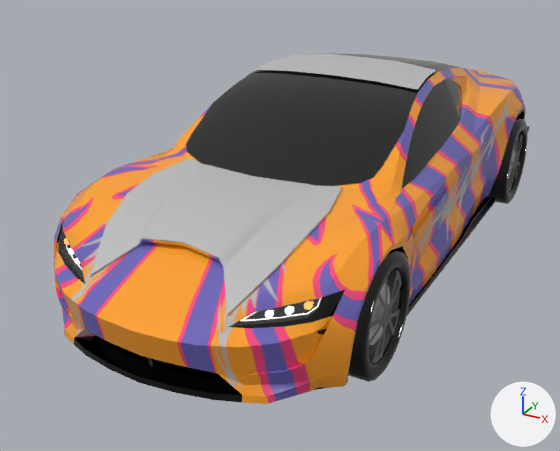
One commit to the FBX model Assets/Models/Cars/Tesla/tesla_1.fbx: the scene before it, then after it.
Before and after are seen from a camera (50 mm lens) standing at (2.33, -5.06, 2.58) and looking at (-0.22, -0.42, 0.26). The axes (+X, +Y, +Z) are drawn at lower right. The lights are the same throughout. Where no turn or scale is listed for an object, it has been applied to the vertices. Vertices at the same position are counted once.

The first picture shows 'Main_shpe.002', 'Main_shpe.003', 'Main_shpe.014', 'carbon_tesla', 'tesla_base'.
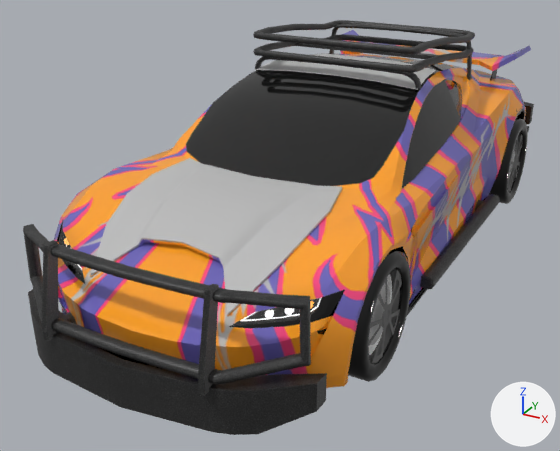
The edits, one by one:
Picture 'upgrade1_upgrade_SpecularSmoothness.png' (img_upgrade1_upgrade_specularsmoothness_png) is new.
Material 'pasted__pasted__pasted__upgrade' (mat_pasted__pasted__pasted__upgrade) is new.
Its texture is img_upgrade1_upgrade_specularsmoothness_png.
Material 'exportobj10:lambert4' (mat_exportobj10_lambert4) is new.
Its base color is (1.0, 1.0, 1.0) (white #ffffff).
Material 'exportobj10:wheel2' (mat_exportobj10_wheel2) is new.
Its base color is (0.0, 0.0, 0.0) (black #000000).
Material 'exportobj4:lambert4' (mat_exportobj4_lambert4) is new.
Its base color is (1.0, 1.0, 1.0) (white #ffffff).
Material 'exportobj4:wheel2' (mat_exportobj4_wheel2) is new.
Its base color is (0.0, 0.0, 0.0) (black #000000).
me_mesh_004 is used by ob_tesla_base; location (0.925, -1.96, 0.588).
me_mesh_004 had 340 vertices, 330 faces and spanned x -1.95..0.1, y -0.44..4.33, z -0.45..0.34.
me_mesh_004 no longer uses material mat_tesla.
me_mesh_004 now has 556 vertices, 516 faces and spans x -0.99..0.99, y -2.51..2.51, z -0.39..0.39.
me_mesh_004 part 1: 472 vertices added at x -0.97..0.97, y -2.51..-2.06, z -0.39..0.39.
me_mesh_004 part 2: 114 vertices removed from x -1.95..0.1, y -0.44..0.1, z -0.45..0.0.
me_mesh_004 part 3: 84 vertices added at x -0.99..0.99, y 2.12..2.51, z -0.03..0.24.
me_mesh_004 part 4: the surface is now shaded smooth.
me_mesh_004 now uses material mat_pasted__pasted__pasted__upgrade (picture img_upgrade1_upgrade_specularsmoothness_png).
Mesh me_mesh_046 is new.
It has 32 vertices, 32 faces and spans x -1.359..0.008, y -0.201..0.201, z -0.128..0.128.
It uses material mat_tesla.
Mesh me_mesh_047 is new.
It has 940 vertices, 898 faces and spans x -1.08..1.08, y -0.38..1.78, z -0.7..0.7.
It uses material mat_pasted__pasted__pasted__upgrade (picture img_upgrade1_upgrade_specularsmoothness_png).
Mesh me_mesh_039 is new.
It has 986 vertices, 1758 faces and spans x -0.144..0.144, y -0.347..0.347, z -0.346..0.346.
Faces by material slot: [1214, 544].
It uses material mat_exportobj10_lambert4 (white #ffffff).
It uses material mat_exportobj10_wheel2 (black #000000).
Mesh me_mesh_045 is new.
It has 28 vertices, 30 faces and spans x -0.9..0.9, y -0.31..0.31, z -0.05..0.09.
It uses material mat_tesla.
Mesh me_mesh_043 is new.
It has 114 vertices, 104 faces and spans x -1.02..1.02, y -0.27..0.27, z -0.22..0.22.
It uses material mat_tesla.
Mesh me_mesh_020 is new.
It has 904 vertices, 1500 faces and spans x -0.144..0.144, y -0.347..0.347, z -0.346..0.346.
Faces by material slot: [544, 956].
It uses material mat_exportobj4_wheel2 (black #000000).
It uses material mat_exportobj4_lambert4 (white #ffffff).
Object 'tesla_base' (ob_tesla_base) moves from (0.925, -1.96, 0.588) to (0.0, -0.031, 0.474).
Object 'polySurface2' (ob_polysurface2) is new; it shows me_mesh_046.
Its location is (0.676, 1.93, 1.01).
Object 'pasted__pasted__pasted__polySurface31' (ob_pasted__pasted__pasted__polysurface31) is new; it shows me_mesh_047.
Its location is (0.0, -0.372, 0.898).
Object 'pasted__WheelMagicLF' (ob_pasted__wheelmagiclf) is new; it shows me_mesh_039.
Its location is (0.845, -1.481, 0.388).
Object 'polySurface1' (ob_polysurface1) is new; it shows me_mesh_045.
Its location is (0.0, 2.005, 1.152).
Object 'Bumperfront' (ob_bumperfront) is new; it shows me_mesh_043.
Its location is (0.0, -2.126, 0.366).
Object 'pasted__WheelFutureLF' (ob_pasted__wheelfuturelf) is new; it shows me_mesh_020.
Its location is (0.843, -1.487, 0.371).

Location of each change, [x1, y1, x2, y2] in pixels of the pictures (560 x 451 px):
'tesla_base', reshaped, moved (8% wider, 7% taller): before [54, 93, 529, 404]; after [23, 102, 534, 435]
'pasted__pasted__pasted__polySurface31', added (black): after [253, 20, 500, 290]
'Bumperfront', added: after [54, 240, 358, 388]
'polySurface1', added: after [340, 30, 531, 71]
'pasted__WheelFutureLF', added: after [387, 273, 393, 302]
'pasted__WheelMagicLF', added: after [369, 331, 383, 356]
'polySurface2', added: after [490, 69, 497, 80]
part 1 of me_mesh_004, added (black): after [23, 224, 327, 435]
part 2 of me_mesh_004, deleted: before [54, 240, 358, 404]
part 3 of me_mesh_004, added: after [524, 102, 534, 124]
